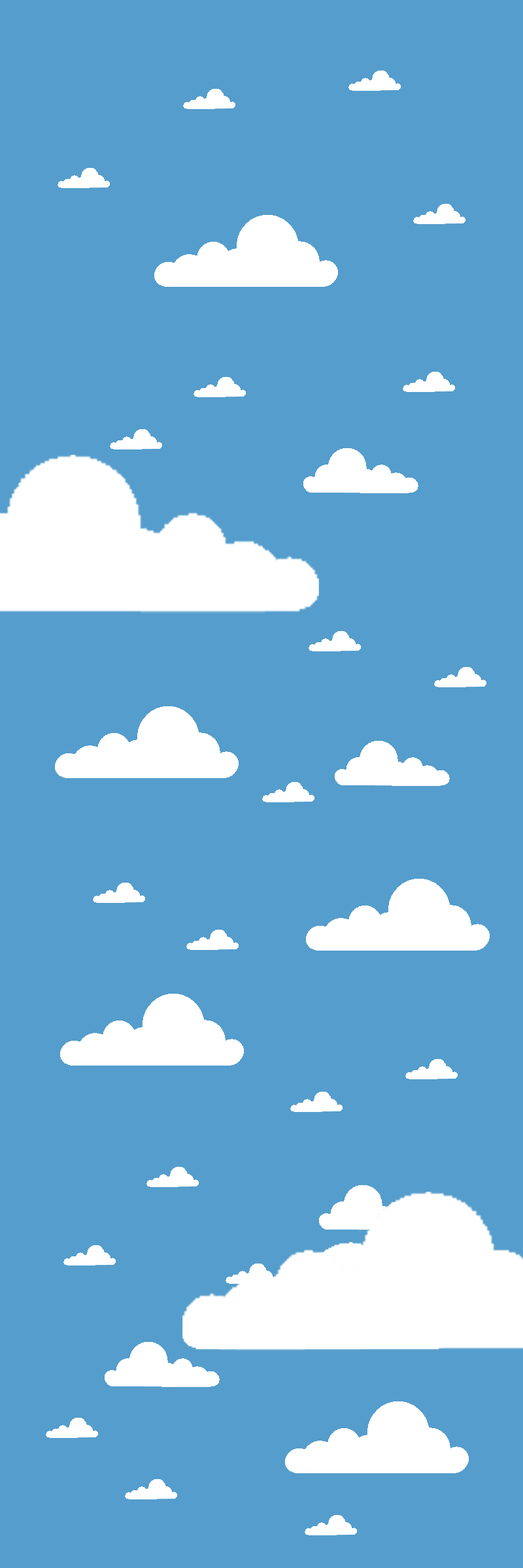
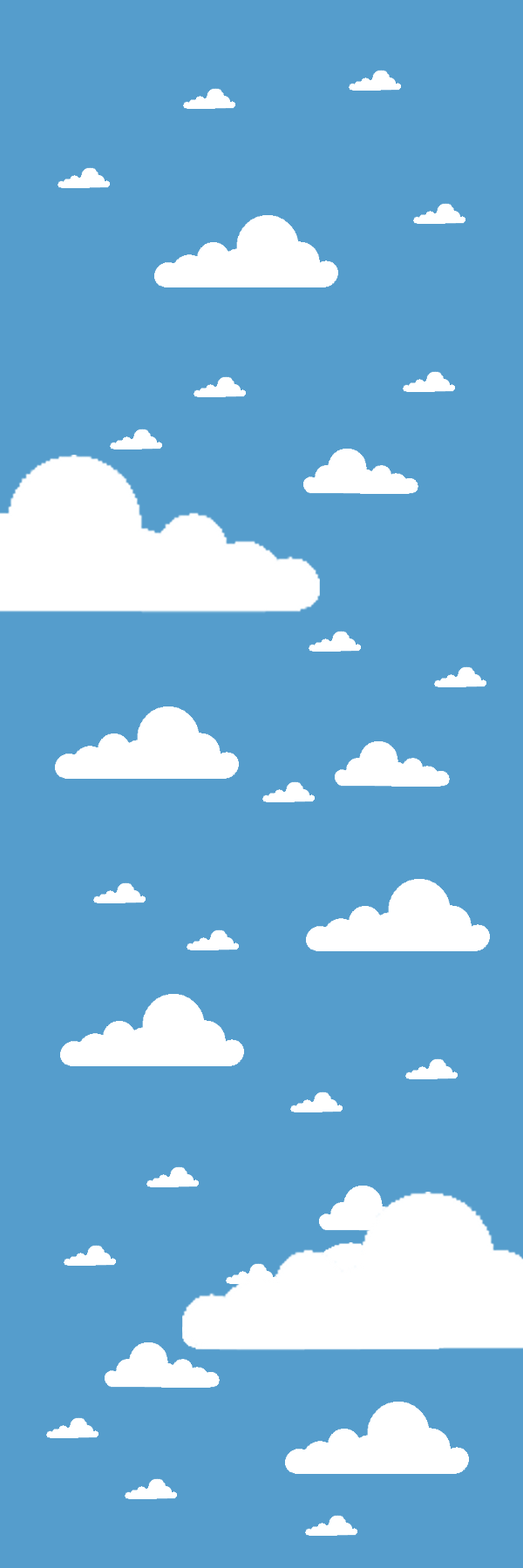
Two versions of the same layered image (523 × 1568). Layer-by-layer changes:
painted on "Pasted Layer#29" over (6, 498, 14, 506)
